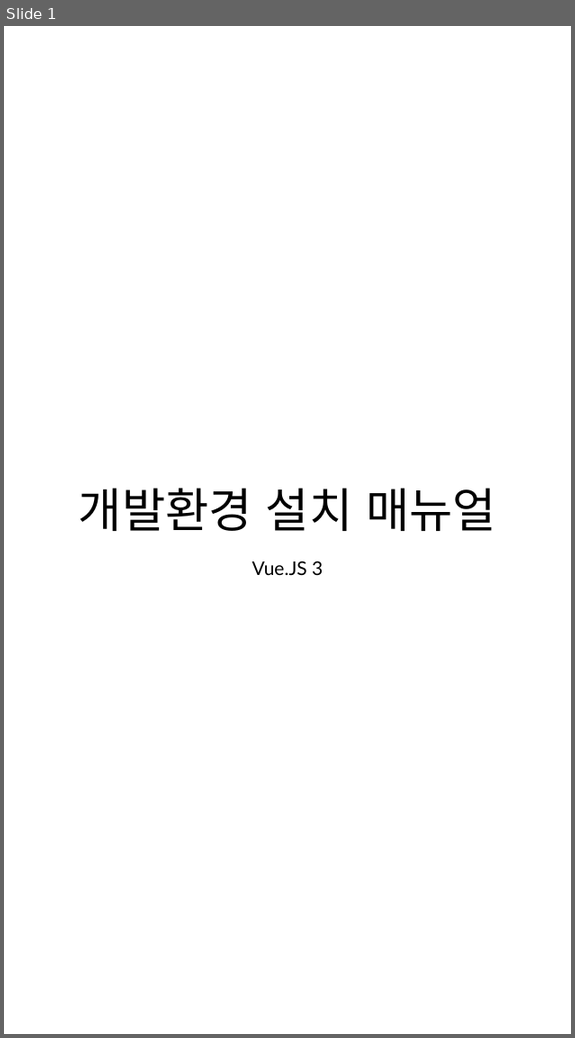
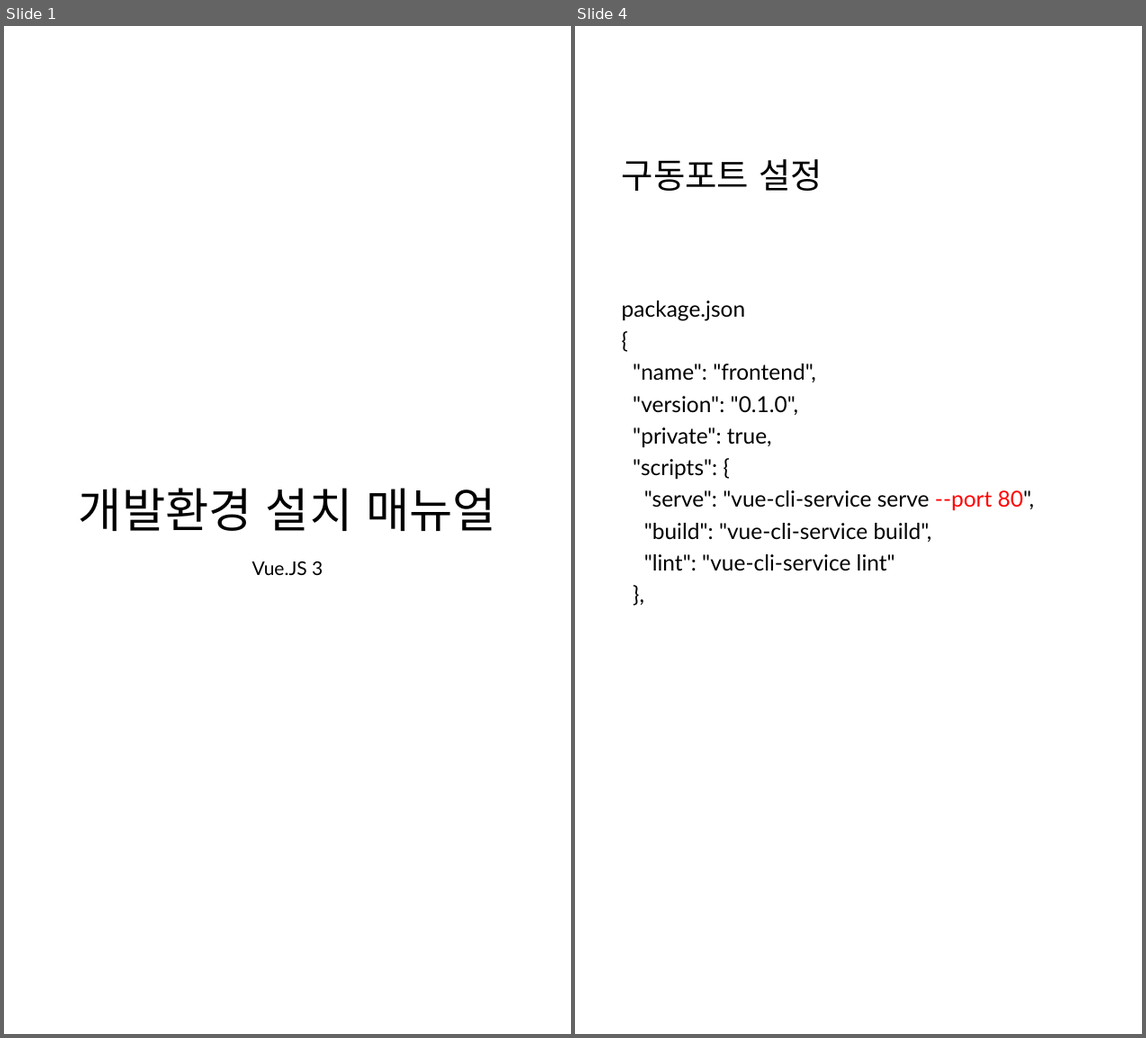
Before and after one commit to 92-seok/wooboWEB-NextJS-migration-, a slide deck: doc/개발환경_설치매뉴얼(Vue.JS).pptx. Shown side by side, each under a label of ours: slide 1 before the commit, slides 1 and 4 after it; the slides between them are not shown. The pictures are 575x1038 and 1146x1038 pixels, drawn with LibreOffice and Linux fonts; fonts in the diff are those of the drawing. Boxes give left, top, right and bottom in pixels: in the first picture for what was removed or moved away, otherwise in the second. Text is boxed around its words. In the diff, an @@ line names an element or a change of style, - is before the commit and + after.

```diff
--- a/doc/개발환경_설치매뉴얼(Vue.JS).pptx
+++ b/doc/개발환경_설치매뉴얼(Vue.JS).pptx
@@ slide 4 added at bbox=[575, 26, 1142, 1034], background #FFFFFF @@
@@ title added at bbox=[622, 159, 823, 191], 33 pt, text #000000 @@
+구동포트 설정
@@ text added at bbox=[622, 300, 1035, 571], 21 pt, text #000000 @@
+package.json
+{
+"name": "frontend",
+"version": "0.1.0",
+"private": true,
+"scripts": {
+"serve": "vue-cli-service serve --port 80",
+"build": "vue-cli-service build",
+"lint": "vue-cli-service lint"
+},
```
Also in this commit, not shown: 3 slides changed, 2 other slides added, 1 slide removed, 4 other files.
